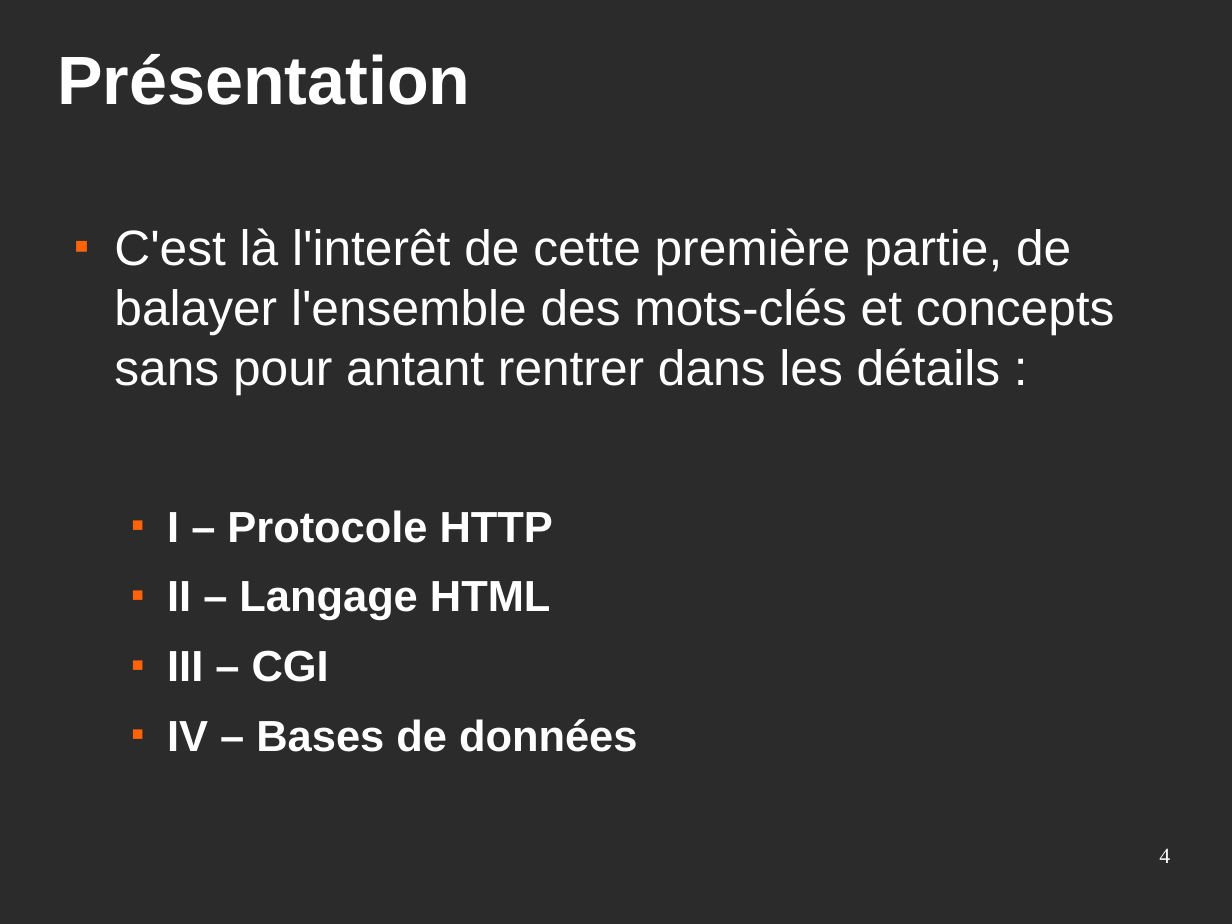
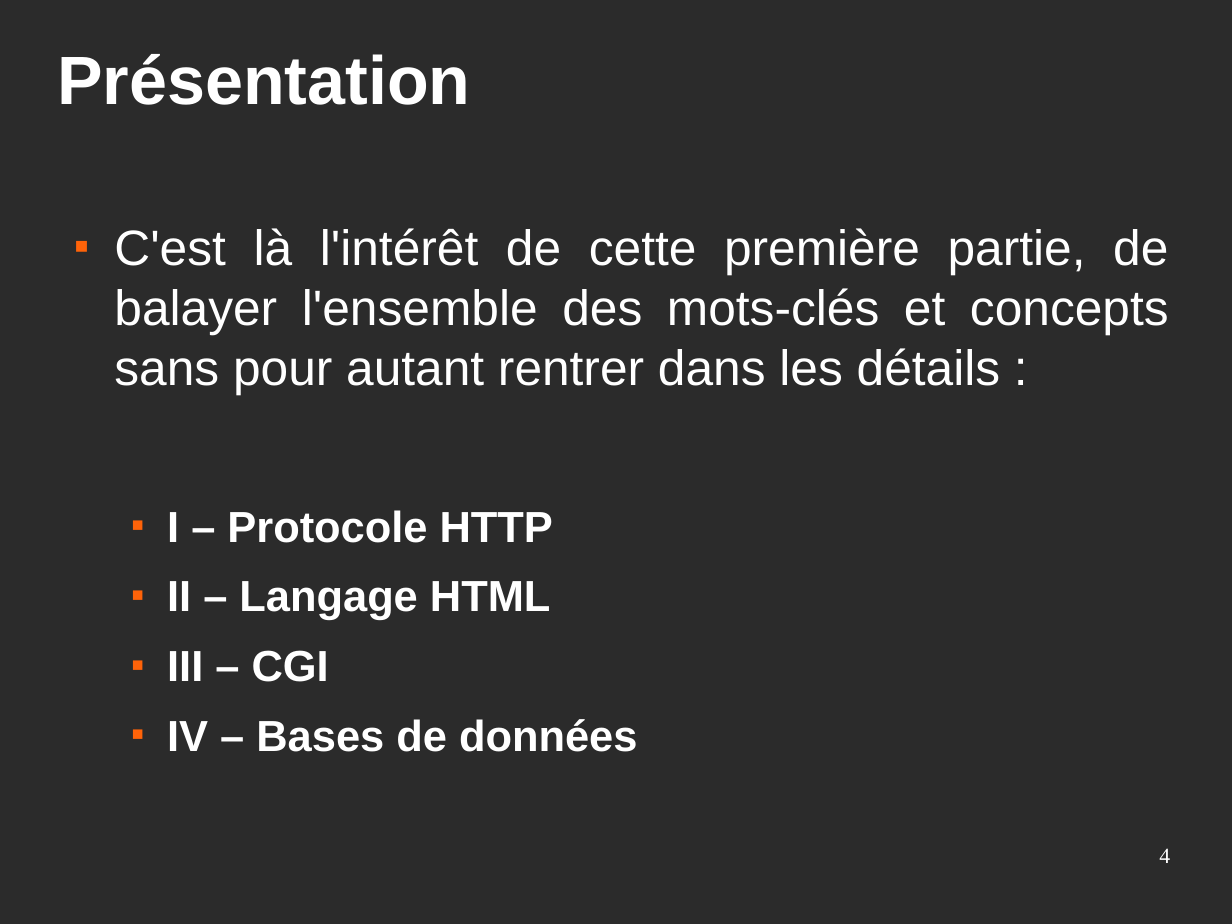
Before and after one commit to Eirbware/Formation, a slide deck: slide 4 of presentations/fondements.odp. Drawn at 1232x924 pixels with LibreOffice and Linux fonts; fonts in the diff are those of the drawing; background and template pictures are left out; a plain dark background stands for a picture behind light text. Boxes give left, top, right and bottom in pixels: in the first picture for what was removed or moved away, otherwise in the second. Text is boxed around its words. In the diff, an @@ line names an element or a change of style, - is before the commit and + after.

```diff
--- a/presentations/fondements.odp
+++ b/presentations/fondements.odp
@@ text at (x1=114, y1=228, x2=1169, y2=394): text changed @@
-■ C'est là l'interêt de cette première partie, de balayer l'ensemble des mots-clés et concepts sans pour antant rentrer dans les détails :
+■ C'est là l'intérêt de cette première partie, de balayer l'ensemble des mots-clés et concepts sans pour autant rentrer dans les détails :
```
Also in this commit, not shown: 21 other slides changed, 2 other files.
